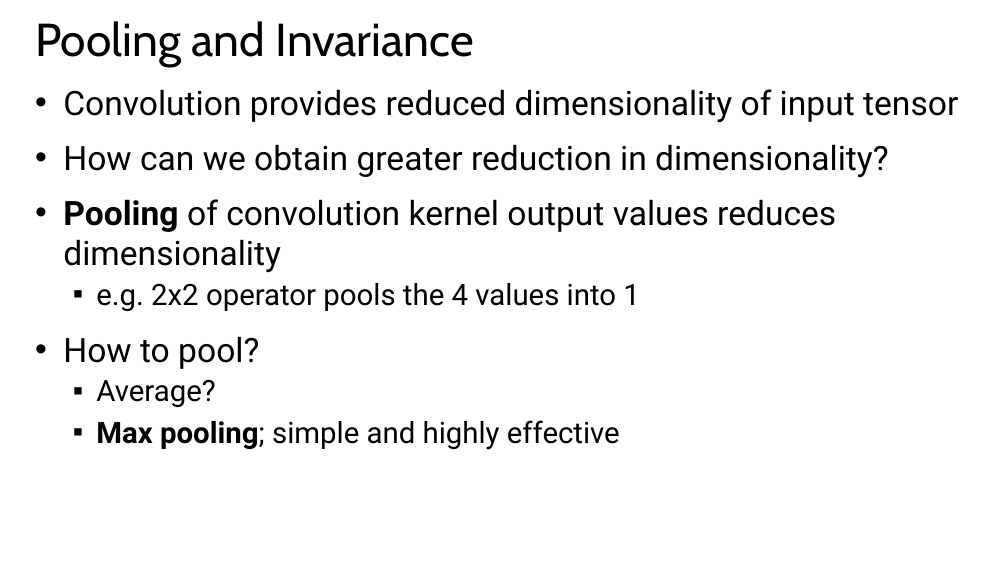
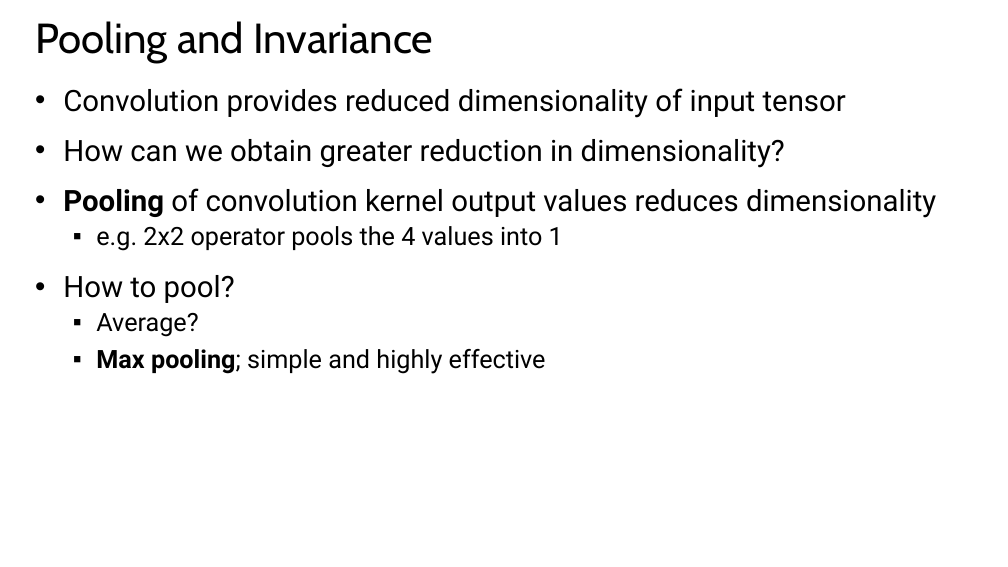
Before and after one commit to StephenElston/CSCI-E25, a slide deck: slide 18 of Slides/6_ConvolutionalNNs.pptx (slide 16 before the commit). Drawn at 1008x567 pixels with LibreOffice and Linux fonts; fonts in the diff are those of the drawing. Boxes give left, top, right and bottom in pixels: in the first picture for what was removed or moved away, otherwise in the second. Text is boxed around its words. In the diff, an @@ line names an element or a change of style, - is before the commit and + after.

```diff
--- a/Slides/6_ConvolutionalNNs.pptx
+++ b/Slides/6_ConvolutionalNNs.pptx
@@ title "Pooling and Invariance" at <box>35,21,434,63</box>: size 44 to 40 pt @@
@@ text "Convolution provides reduced dimensionality of ..." at <box>63,88,936,374</box>: size 32 to 28 pt in "Convolution provides reduced dimensionality of input tensor", "How can we obtain greater reduction in ...", "Pooling of convolution kernel output values reduces ...", "How to pool?"; size 28 to 24 pt in "e.g. 2x2 operator pools the 4 values ...", "Average?", "Max pooling; simple and highly effective" @@
```
Also in this commit, not shown: 11 other slides changed, 4 slides added, 1 other file.
